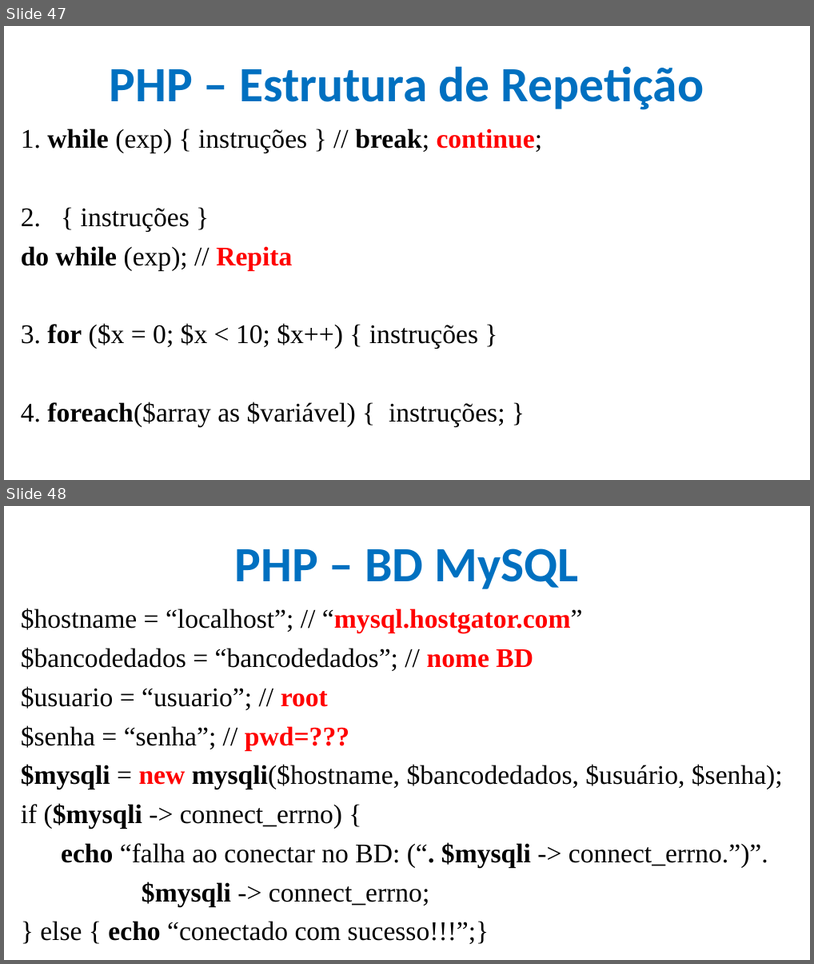
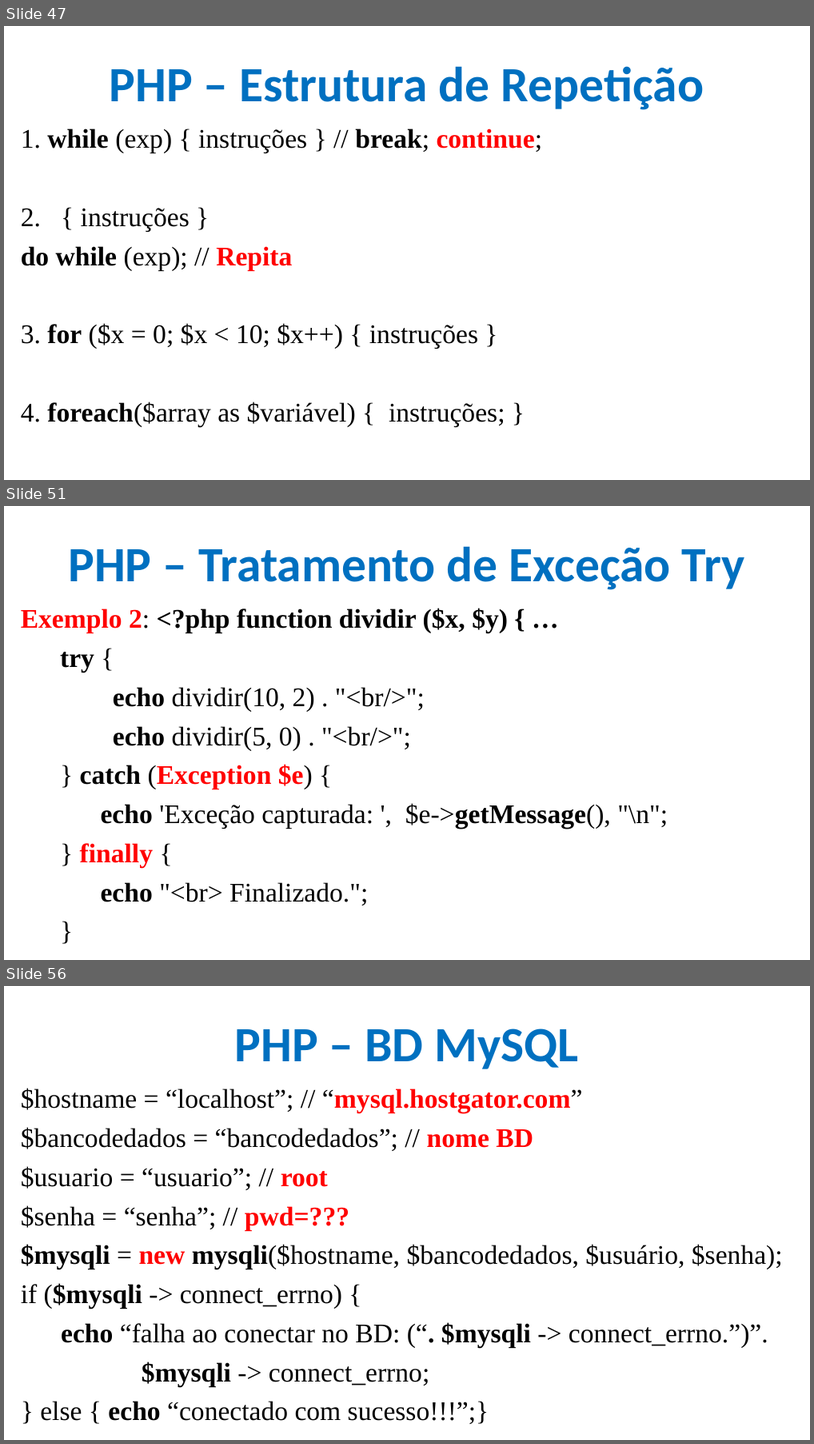
Before and after one commit to CloudEducationBrazil/WydenDesenvolvimentoWebPHP, a slide deck: 01 Classes/Aula 12 e 13 Desenvolvimento Web PHP - PHP.pptx. Shown one above the other, each under a label of ours: slides 47 and 48 before the commit, slides 47, 51 and 56 after it; the slides between them are not shown. The pictures are 814x964 and 814x1444 pixels, drawn with LibreOffice and Linux fonts; fonts in the diff are those of the drawing; background and template pictures are left out. Boxes give left, top, right and bottom in pixels: in the first picture for what was removed or moved away, otherwise in the second. Text is boxed around its words. In the diff, an @@ line names an element or a change of style, - is before the commit and + after.

```diff
--- a/01 Classes/Aula 12 e 13 Desenvolvimento Web PHP - PHP.pptx
+++ b/01 Classes/Aula 12 e 13 Desenvolvimento Web PHP - PHP.pptx
@@ slide 51 added at <box>4,506,810,960</box>, background picture (left out) @@
@@ title added at <box>68,546,746,590</box>, 44 pt, text #0070C0, bold @@
+PHP – Tratamento de Exceção Try
@@ text added at <box>21,608,668,905</box>, 24 pt, text #000000 @@
+Exemplo 2: <?php function dividir ($x, $y) { …
+  try {
+    echo dividir(10, 2) . "<br/>";
+    echo dividir(5, 0) . "<br/>";
+  } catch (Exception $e) {
+  echo 'Exceção capturada: ', $e->getMessage(), "\n";
+  } finally {
+  echo "<br> Finalizado.";
+  }
@@ what was slide 48 is now slide 56 @@
```
Also in this commit, not shown: 4 slides changed, 4 other slides added.
